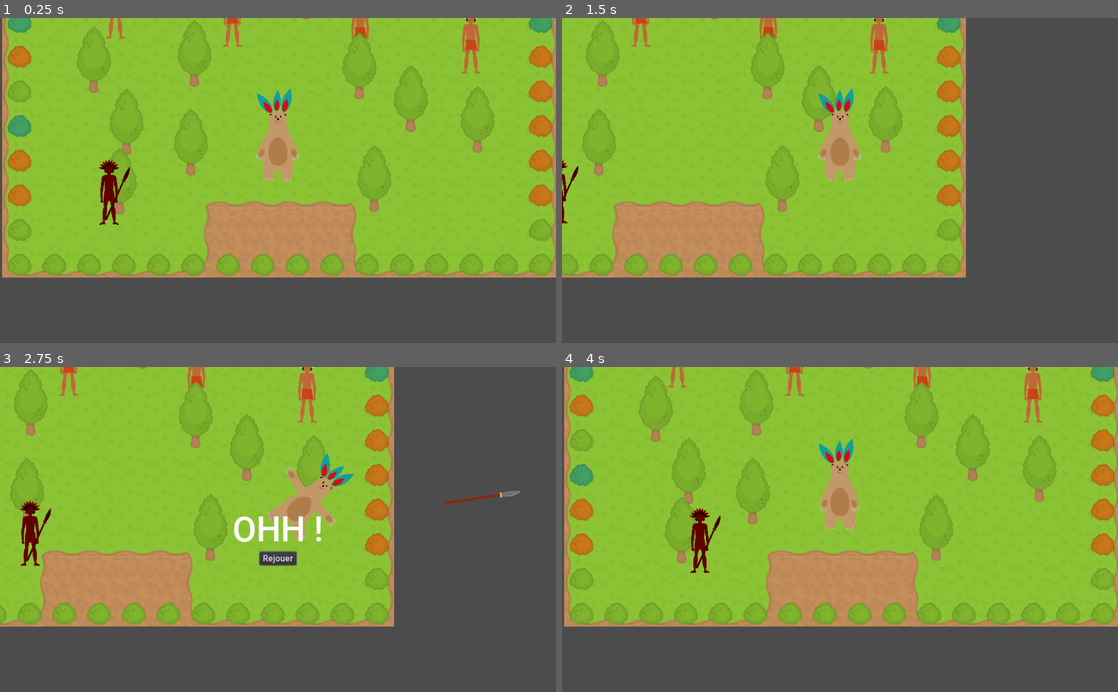
Above: before the commit, frames 1-4 (two rows, left to right).
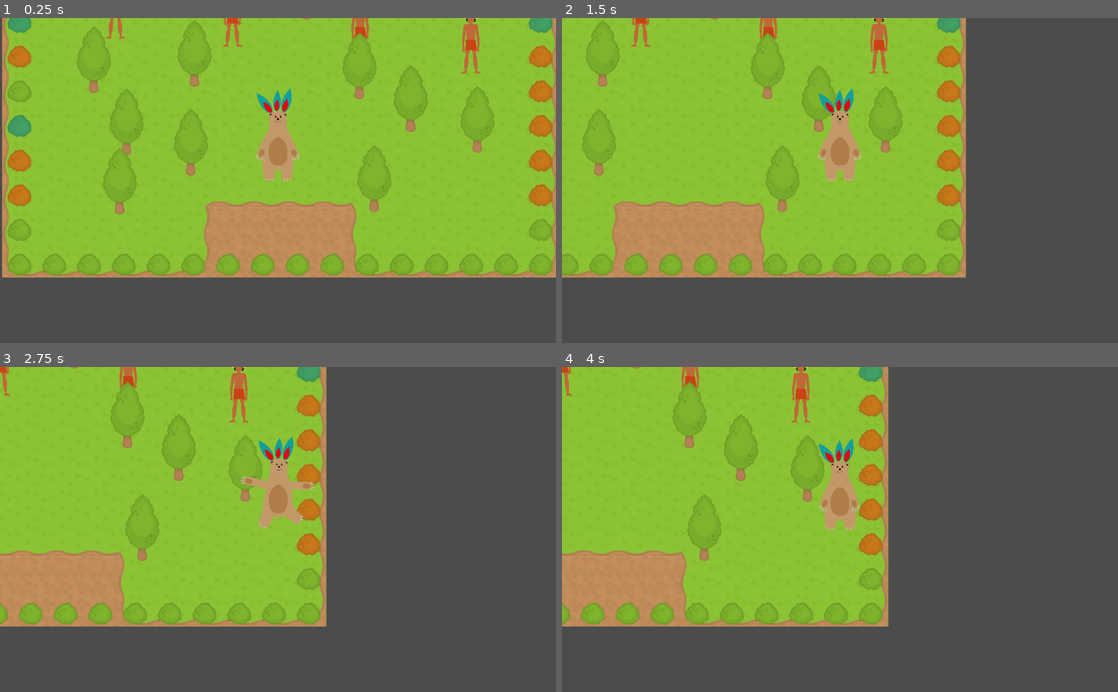
Above: after the commit, the same moments.

Repository: lendroit/welcome_thomas
Game: Godot game, scene res://World.tscn
Same seed, same stepped clock (60 frames per second), same inputs: the game is played once before the commit and once after it.
Inputs (mouse positions are in pixels of both pictures, inside the frame that each line leads up to):
- Up to frame 1 (0.25 s): no input
- Up to frame 2 (1.5 s): tap Enter (ui_accept) at 0.5, 0.77 s; move the mouse to (962, 164) at 0.52 s; hold Right (ui_right) 0.53-1.25 s; click (962, 164) at 0.67 s; drag from (728, 196) to (812, 245) at 1.27 s
- Up to frame 3 (2.75 s): move the mouse to (333, 458) at 2.02 s; hold Right (ui_right) from 2.03 s (still down)
- Up to frame 4 (4 s): release Right (ui_right) at 2.75 s; click (840, 558) at 2.75 s, where only the run before the commit has a clickable "Rejouer"; drag from (812, 594) to (673, 480) at 3.52 s

The runs differ from the first frame. In frame 1, 0.5% of the frame differs, in the area x 17-24%, y 43-64%; in frame 2, 0.1%; in frame 3, 21%; in frame 4, 48%, in the area x 0-100%, y 0-80%.

Commit message:
feature: Put JoyPad in canvas layer

Diff:
--- a/World.tscn
+++ b/World.tscn
@@ -23,9 +23,6 @@
 [node name="World" type="Node2D"]
 script = ExtResource( 2 )
 
-[node name="GamePad" parent="." instance=ExtResource( 11 )]
-position = Vector2( 501.915, 1282.39 )
-
 [node name="DropOffrandeArea" parent="." instance=ExtResource( 9 )]
 position = Vector2( 512.935, 1173.86 )
 
@@ -329,10 +326,10 @@
 [node name="Guard2" parent="Elements/Mayans" instance=ExtResource( 8 )]
 position = Vector2( 298.816, 270.843 )
 
-[node name="Guard3" parent="Elements/Mayans" instance=ExtResource( 8 )]
-position = Vector2( 197.615, 1109.16 )
-
 [node name="WorldEnvironment" type="WorldEnvironment" parent="."]
 environment = SubResource( 1 )
 
 [node name="Gui" parent="." instance=ExtResource( 10 )]
+
+[node name="GamePad" parent="Gui" instance=ExtResource( 11 )]
+position = Vector2( 501.915, 1282.39 )
